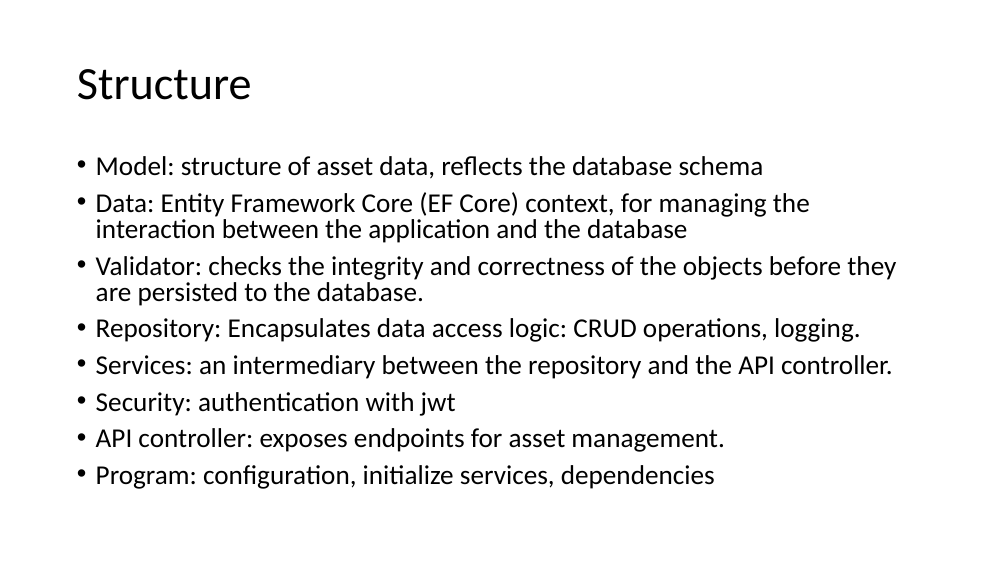
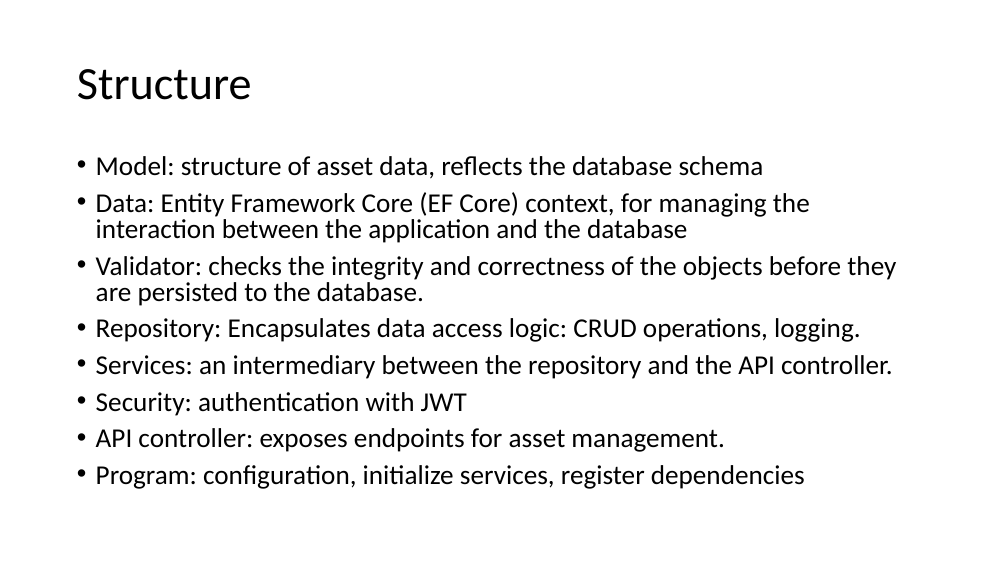
Before and after one commit to Lejuan60606/PlayGoodSolution, a slide deck: slide 2 of Presentation1.pptx (slide 1 before the commit). Drawn at 1008x567 pixels with LibreOffice and Linux fonts; fonts in the diff are those of the drawing. Boxes give left, top, right and bottom in pixels: in the first picture for what was removed or moved away, otherwise in the second. Text is boxed around its words. In the diff, an @@ line names an element or a change of style, - is before the commit and + after.

Commit message:
updated ppt

```diff
--- a/Presentation1.pptx
+++ b/Presentation1.pptx
@@ text at (x1=96, y1=392, x2=467, y2=416): text changed @@
-• Security: authentication with jwt
+• Security: authentication with JWT
@@ text at (x1=96, y1=465, x2=805, y2=489): text changed @@
-• Program: configuration, initialize services, dependencies
+• Program: configuration, initialize services, register dependencies
```
Also in this commit, not shown: 2 other slides changed, 13 slides added.
